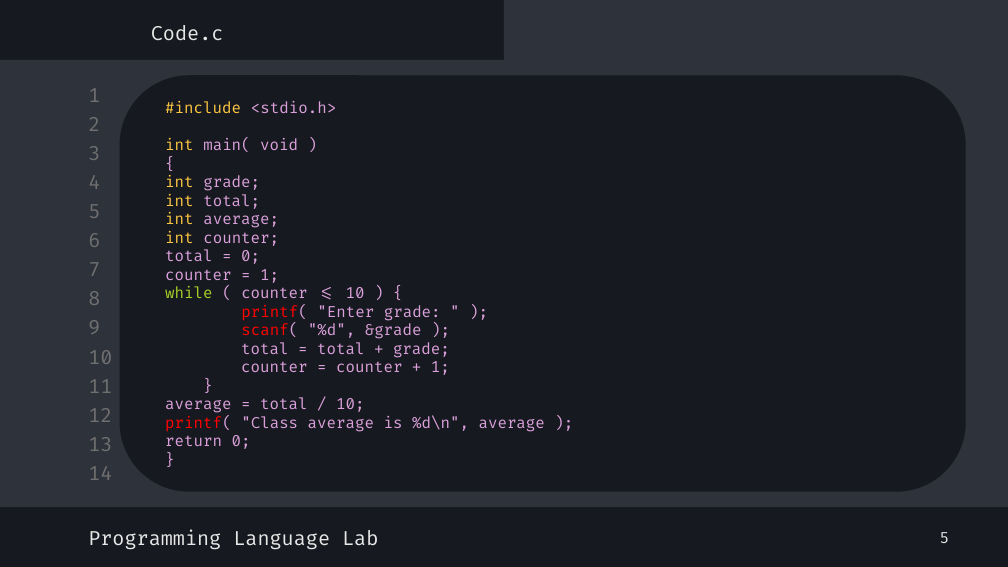
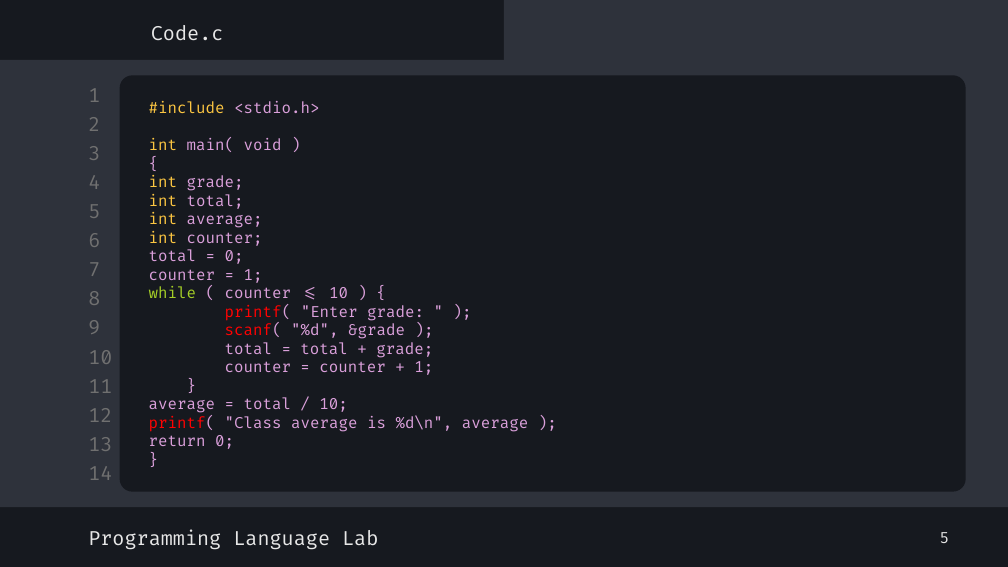
Before and after one commit to shayan-naghizadeh/C-Lab-AUT, a slide deck: slide 7 of slides/5.Loop/Loop.pptx. Drawn at 1008x567 pixels with LibreOffice and Linux fonts; fonts in the diff are those of the drawing. Boxes give left, top, right and bottom in pixels: in the first picture for what was removed or moved away, otherwise in the second. Text is boxed around its words. In the diff, an @@ line names an element or a change of style, - is before the commit and + after.

```diff
--- a/slides/5.Loop/Loop.pptx
+++ b/slides/5.Loop/Loop.pptx
@@ rounded rectangle "#include <stdio.h>" at bbox=[120, 76, 966, 492]: proportions changed @@
```
Also in this commit, not shown: 1 other slide changed, 11 other files.
